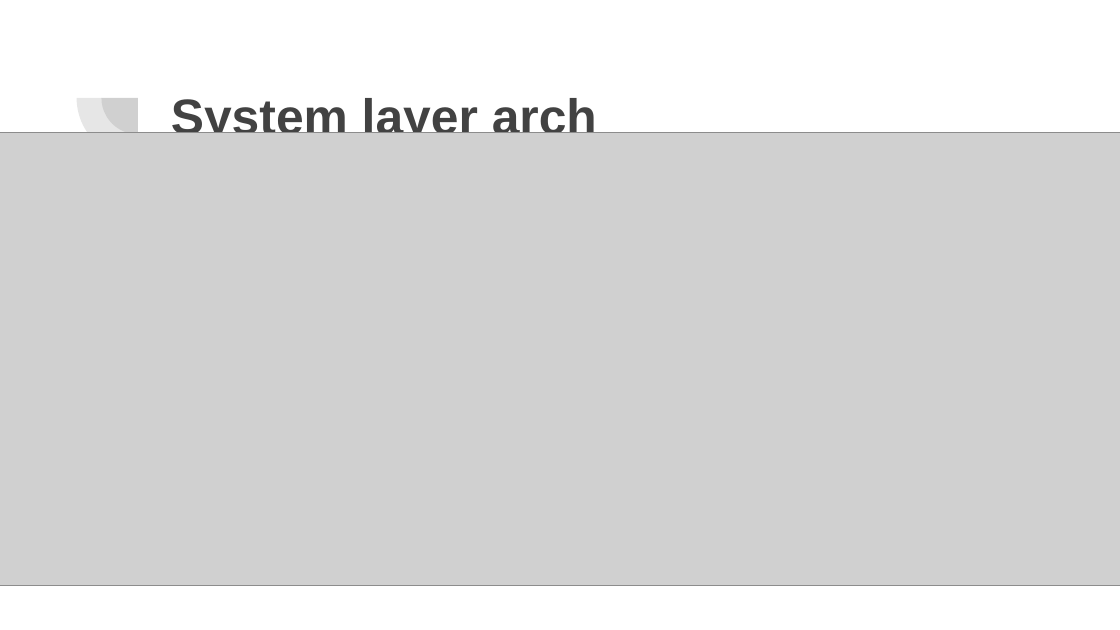
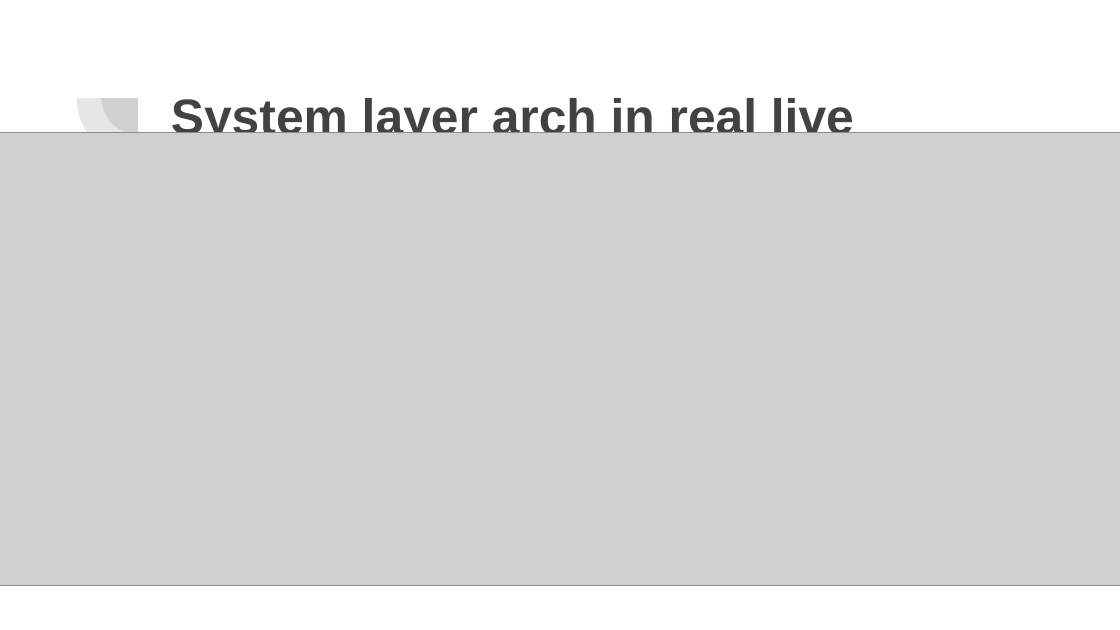
Before and after one commit to msergei/otus_software_architect, a slide deck: slide 7 of project/Cryptocurrency exchange.pptx (slide 6 before the commit). Drawn at 1120x630 pixels with LibreOffice and Linux fonts; fonts in the diff are those of the drawing; grey boxes stand for pictures. Boxes give left, top, right and bottom in pixels: in the first picture for what was removed or moved away, otherwise in the second. Text is boxed around its words. In the diff, an @@ line names an element or a change of style, - is before the commit and + after.

```diff
--- a/project/Cryptocurrency exchange.pptx
+++ b/project/Cryptocurrency exchange.pptx
@@ title at bbox=[171, 94, 854, 133]: text changed @@
-System layer arch
+System layer arch in real live
```
Also in this commit, not shown: 1 other slide changed, 8 slides added, 9 other files.
